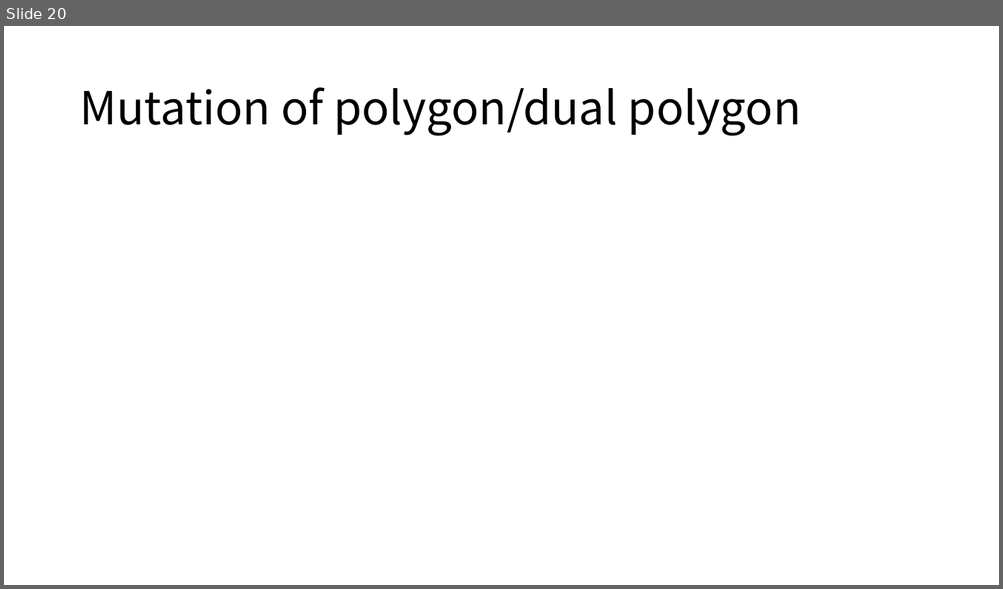
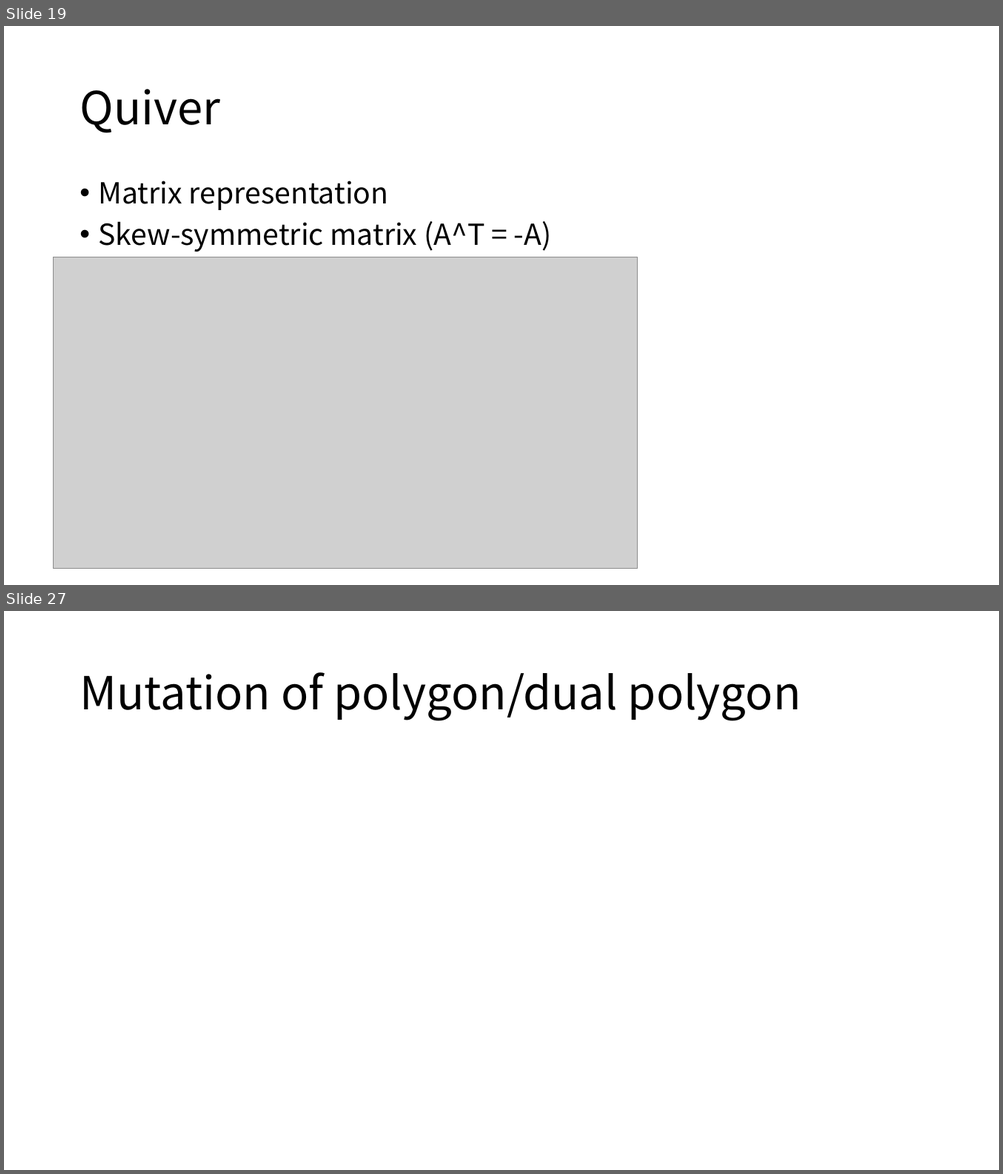
Before and after one commit to ryamada22/atom, a slide deck: Lectures2019/MutationOfTriangularMesh.pptx. Shown one above the other, each under a label of ours: slide 20 before the commit, slides 19 and 27 after it; the slides between them are not shown. The pictures are 1003x589 and 1003x1174 pixels, drawn with LibreOffice and Linux fonts; fonts in the diff are those of the drawing; grey boxes stand for pictures. Boxes give left, top, right and bottom in pixels: in the first picture for what was removed or moved away, otherwise in the second. Text is boxed around its words. In the diff, an @@ line names an element or a change of style, - is before the commit and + after.

Commit message:
quiver

```diff
--- a/Lectures2019/MutationOfTriangularMesh.pptx
+++ b/Lectures2019/MutationOfTriangularMesh.pptx
@@ slide 19 added at (x1=4, y1=26, x2=999, y2=585), background #FFFFFF @@
@@ title added at (x1=79, y1=89, x2=220, y2=133), 44 pt, text #000000 @@
+Quiver
@@ text added at (x1=99, y1=181, x2=552, y2=252), 28 pt, text #000000 @@
+• Matrix representation
+• Skew-symmetric matrix (A^T = -A)
@@ picture added at (x1=54, y1=258, x2=637, y2=569) @@
@@ what was slide 20 is now slide 27 @@
```
Also in this commit, not shown: 9 slides changed, 19 other slides added, 9 slides removed.
